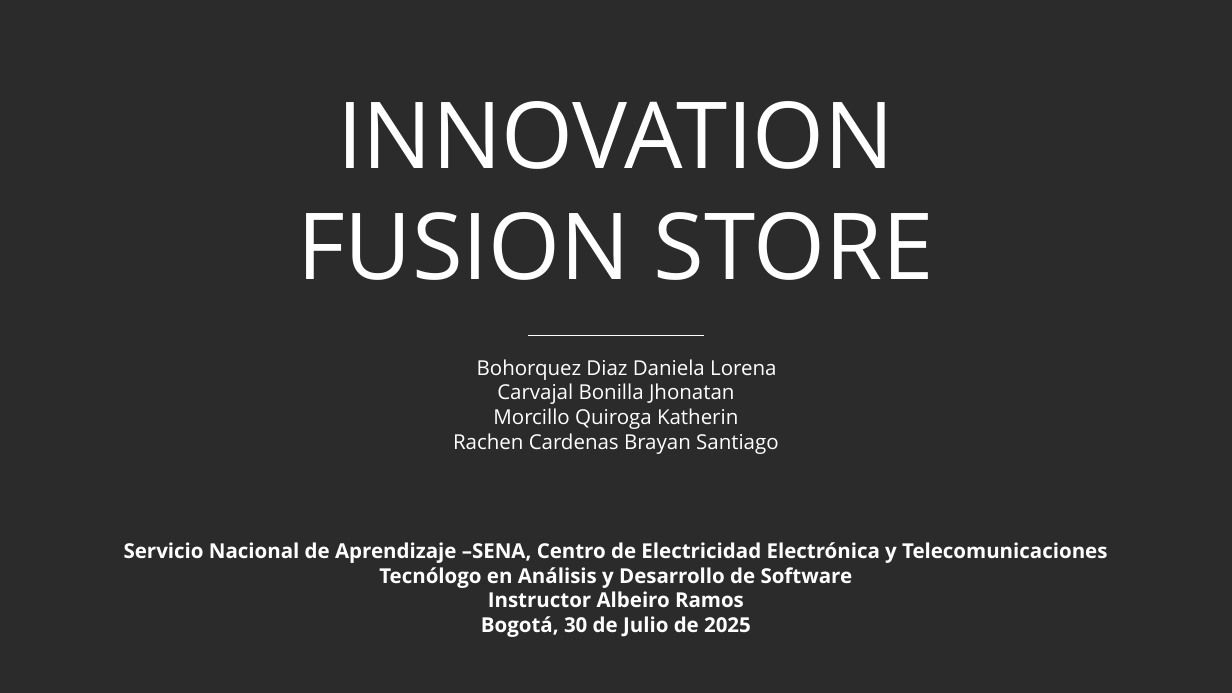
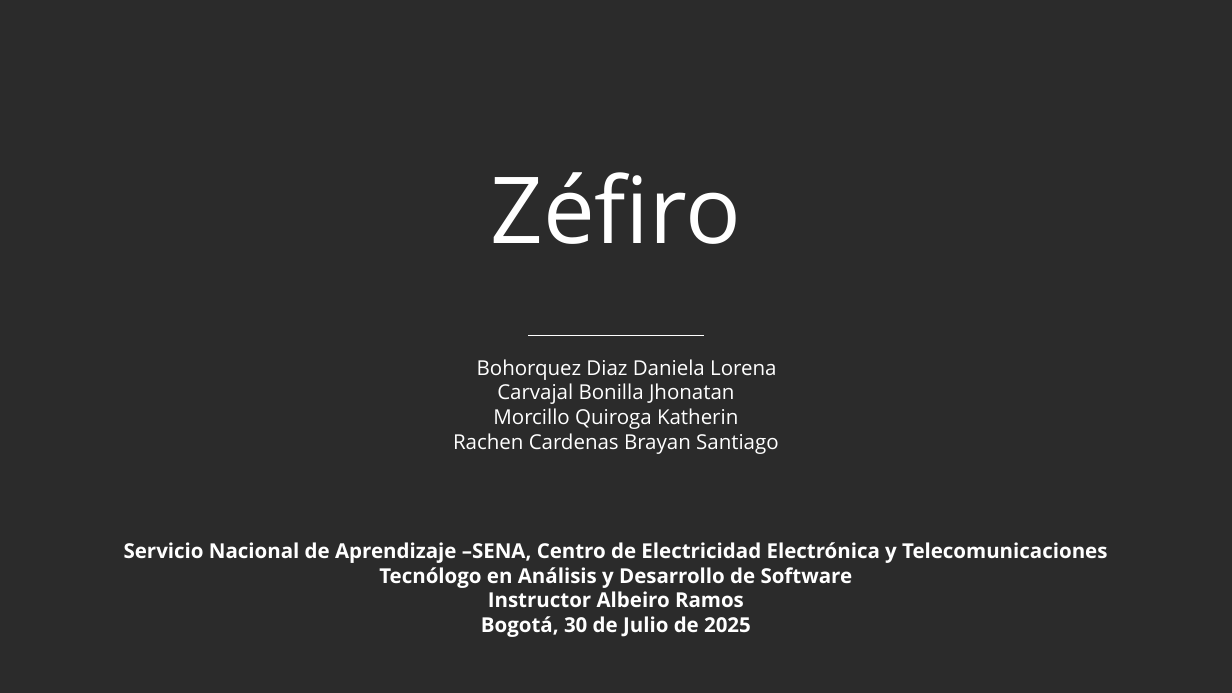
Before and after one commit to Katherin-22/Innovation_Fusion, a slide deck: slide 2 of 01_proyecto/trim1/01_contextualizacion_proyecto/Presentación del Proyecto.pptx. Drawn at 1232x693 pixels with LibreOffice and Linux fonts; fonts in the diff are those of the drawing; background and template pictures are left out; a plain dark background stands for a picture behind light text. Boxes give left, top, right and bottom in pixels: in the first picture for what was removed or moved away, otherwise in the second. Text is boxed around its words. In the diff, an @@ line names an element or a change of style, - is before the commit and + after.

```diff
--- a/01_proyecto/trim1/01_contextualizacion_proyecto/Presentación del Proyecto.pptx
+++ b/01_proyecto/trim1/01_contextualizacion_proyecto/Presentación del Proyecto.pptx
@@ text at (x1=490, y1=172, x2=741, y2=244): text changed @@
-INNOVATION FUSION STORE
+Zéfiro
```
Also in this commit, not shown: 7 other files.
